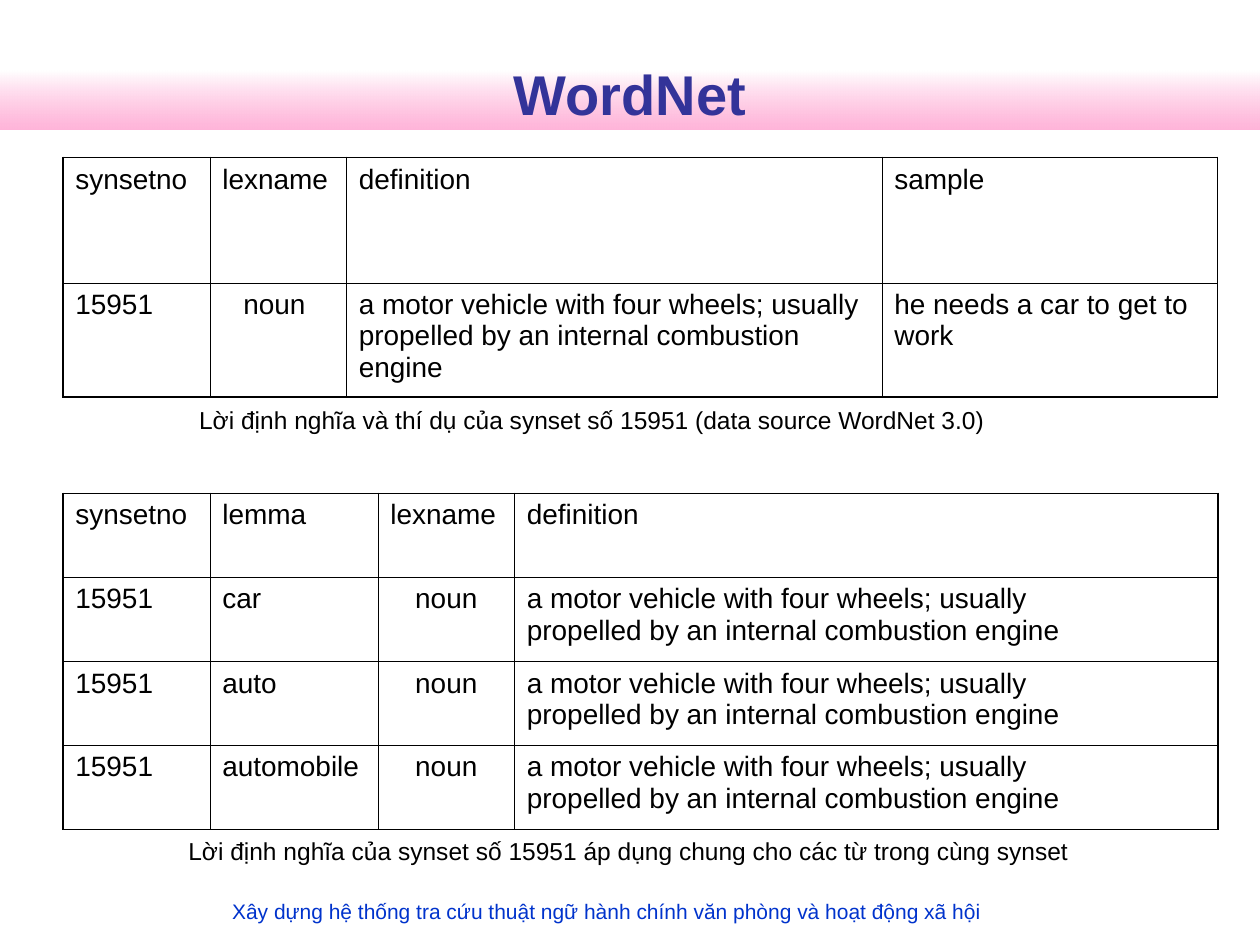
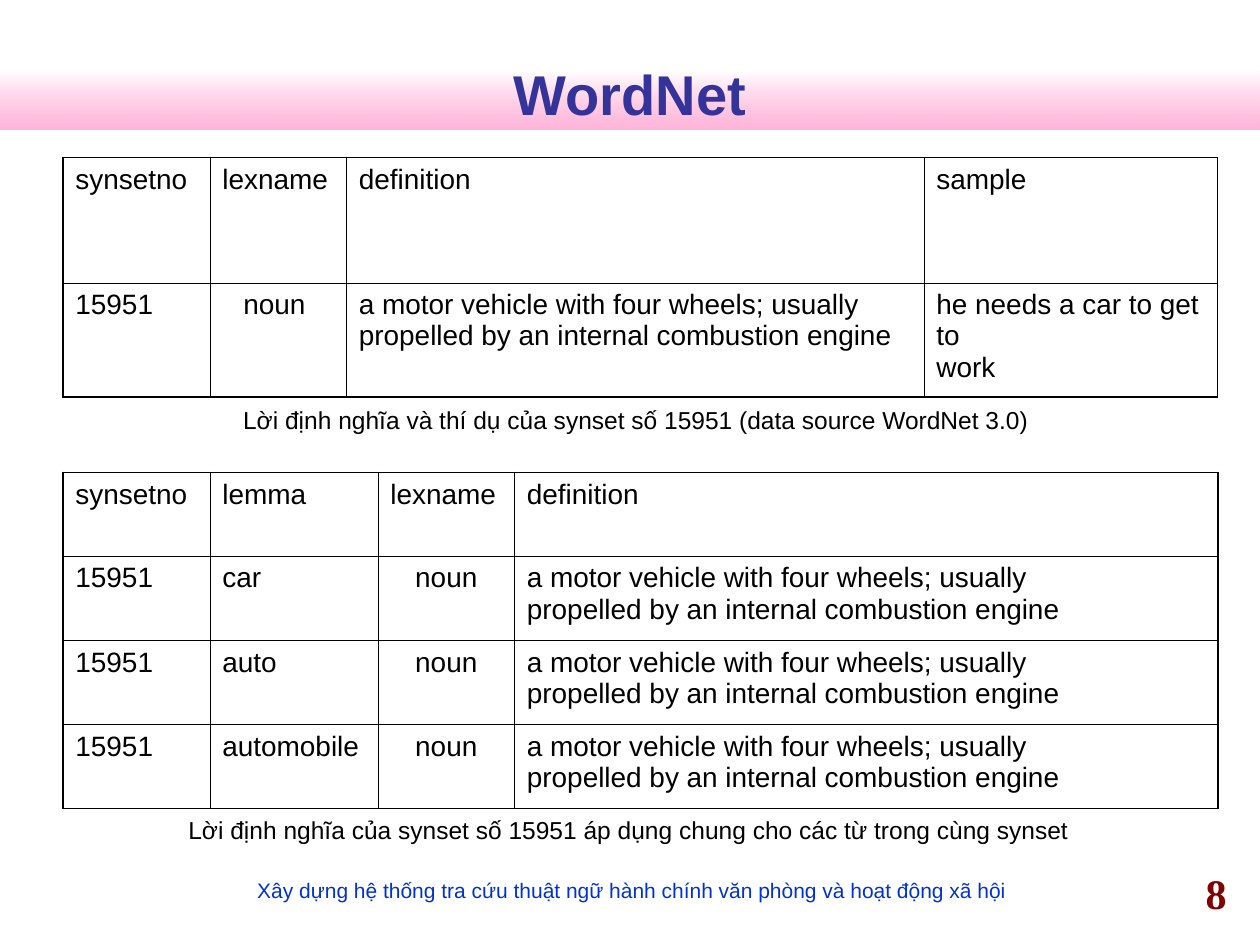
Before and after one commit to nguyentk90/tra-cuu-thuat-ngu-hanh-chinh, a slide deck: slide 8 of Documents/slideN2013.ppt (slide 10 before the commit). Drawn at 1260x945 pixels with LibreOffice and Linux fonts; fonts in the diff are those of the drawing; background and template pictures are left out. Boxes give left, top, right and bottom in pixels: in the first picture for what was removed or moved away, otherwise in the second. Text is boxed around its words. In the diff, an @@ line names an element or a change of style, - is before the commit and + after.

```diff
--- a/Documents/slideN2013.ppt
+++ b/Documents/slideN2013.ppt
@@ text "Lời định nghĩa và thí ..." at (243,410,1027,434): alignment left to centre @@
@@ text "Lời định nghĩa và thí ...": place and size @@
-text "Lời định nghĩa và thí ..." at (199,410,983,434)
+text "Lời định nghĩa và thí ..." at (243,410,1027,434)
@@ table: place and size @@
-table at (63,494,1217,830)
+table at (63,472,1217,809)
@@ text "Lời định nghĩa của synset ...": place and size @@
-text "Lời định nghĩa của synset ..." at (188,841,1068,865)
+text "Lời định nghĩa của synset ..." at (188,820,1068,844)
@@ text "Lời định nghĩa của synset ..." at (188,820,1068,844): alignment left to centre @@
@@ text "Xây dựng hệ thống tra ...": place and size @@
-text "Xây dựng hệ thống tra ..." at (232,903,980,924)
+text "Xây dựng hệ thống tra ..." at (257,882,1005,903)
@@ page number added at (1206,881,1227,910), 24 pt, text #800000, bold @@
+8
```
Also in this commit, not shown: 14 other slides changed, 2 slides added, 3 slides removed, 1 other file.
